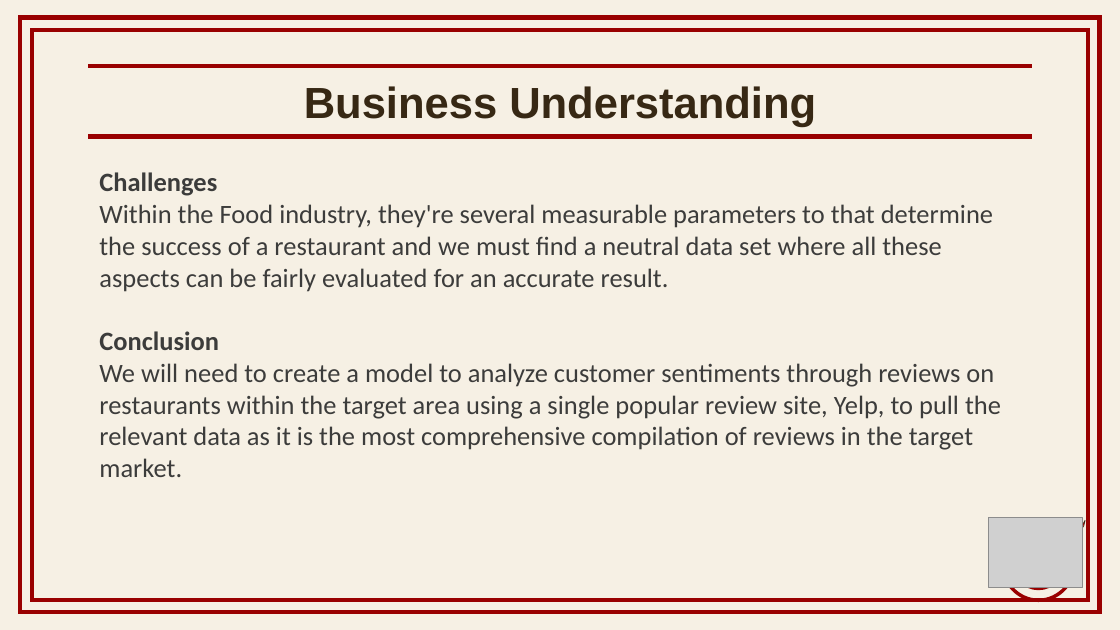
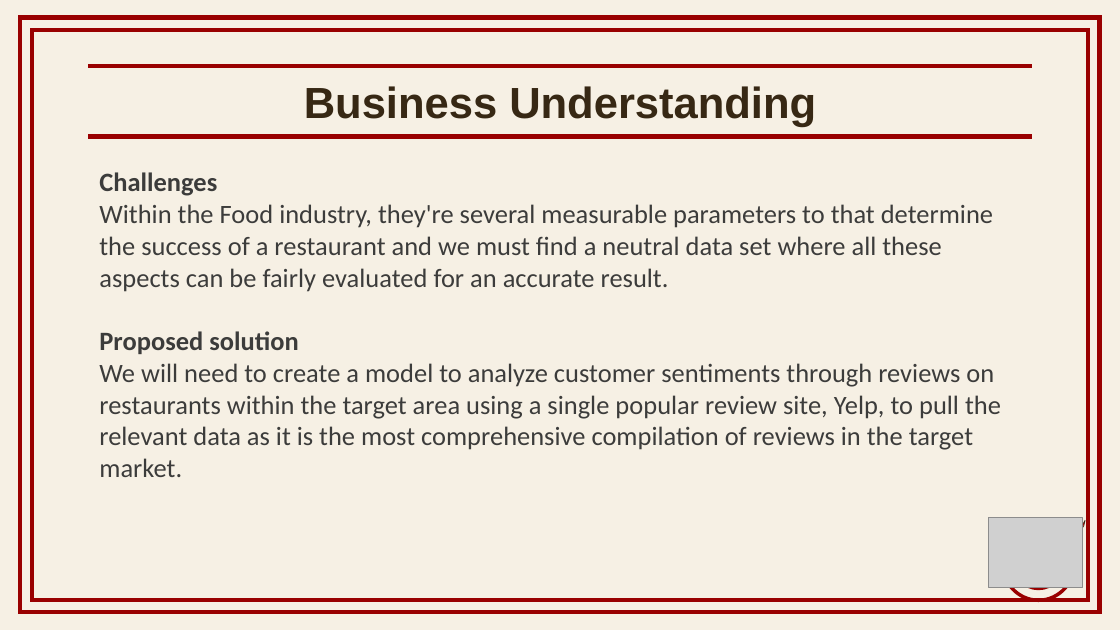
Before and after one commit to ggeorgekkariuki/Sentiment-Analysis, a slide deck: slide 3 of FOODY&FOODIE.pptx. Drawn at 1120x630 pixels with LibreOffice and Linux fonts; fonts in the diff are those of the drawing; grey boxes stand for pictures; background and template pictures are left out. Boxes give left, top, right and bottom in pixels: in the first picture for what was removed or moved away, otherwise in the second. Text is boxed around its words. In the diff, an @@ line names an element or a change of style, - is before the commit and + after.

```diff
--- a/FOODY&FOODIE.pptx
+++ b/FOODY&FOODIE.pptx
@@ text at [99, 331, 298, 354]: text changed @@
-Conclusion
+Proposed solution
```
Also in this commit, not shown: 4 other slides changed, 1 other file.
